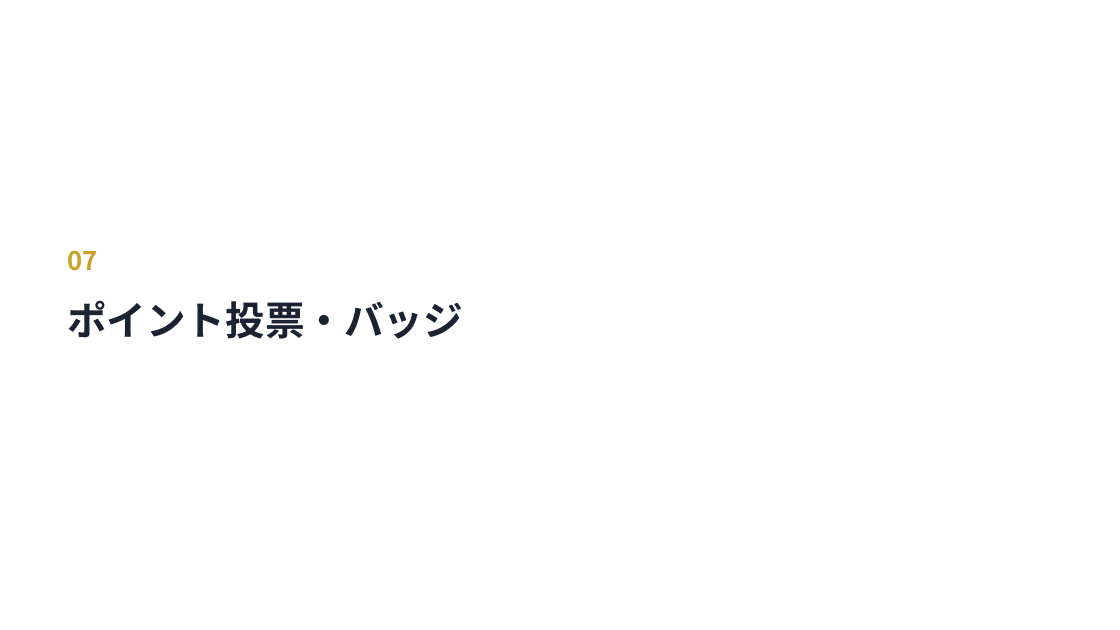
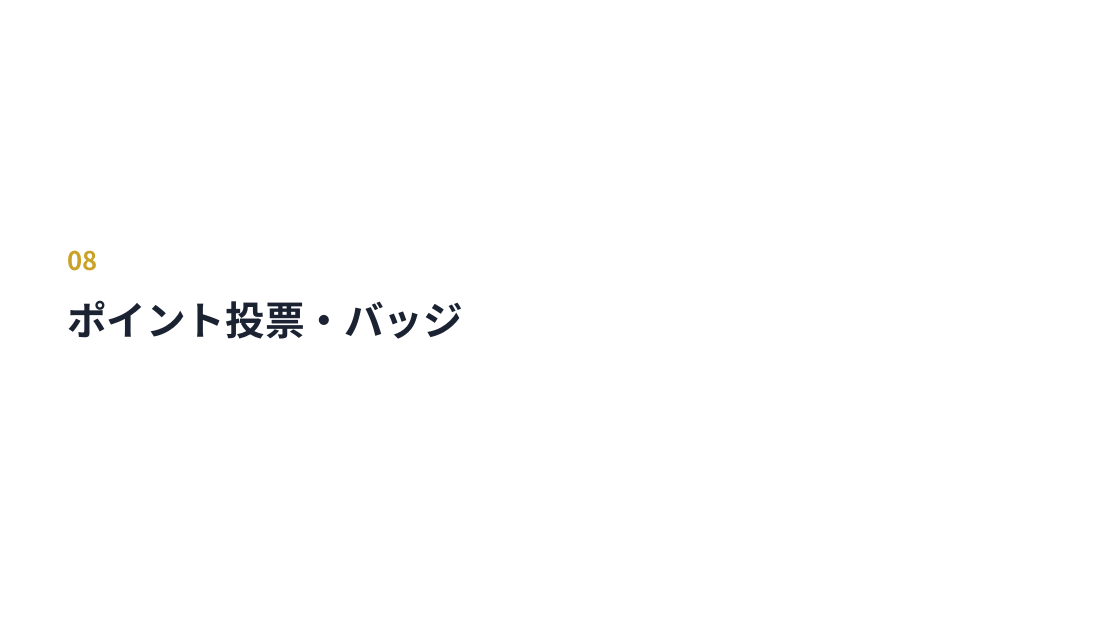
Before and after one commit to TAKAY0122/genba-mvp, a slide deck: slide 17 of docgen/操作説明書.pptx (slide 15 before the commit). Drawn at 1120x630 pixels with LibreOffice and Linux fonts; fonts in the diff are those of the drawing. Boxes give left, top, right and bottom in pixels: in the first picture for what was removed or moved away, otherwise in the second. Text is boxed around its words. In the diff, an @@ line names an element or a change of style, - is before the commit and + after.

```diff
--- a/docgen/操作説明書.pptx
+++ b/docgen/操作説明書.pptx
@@ text at box(67, 250, 97, 271): text changed @@
-07
+08
```
Also in this commit, not shown: 12 other slides changed, 2 slides added, 27 other files.
